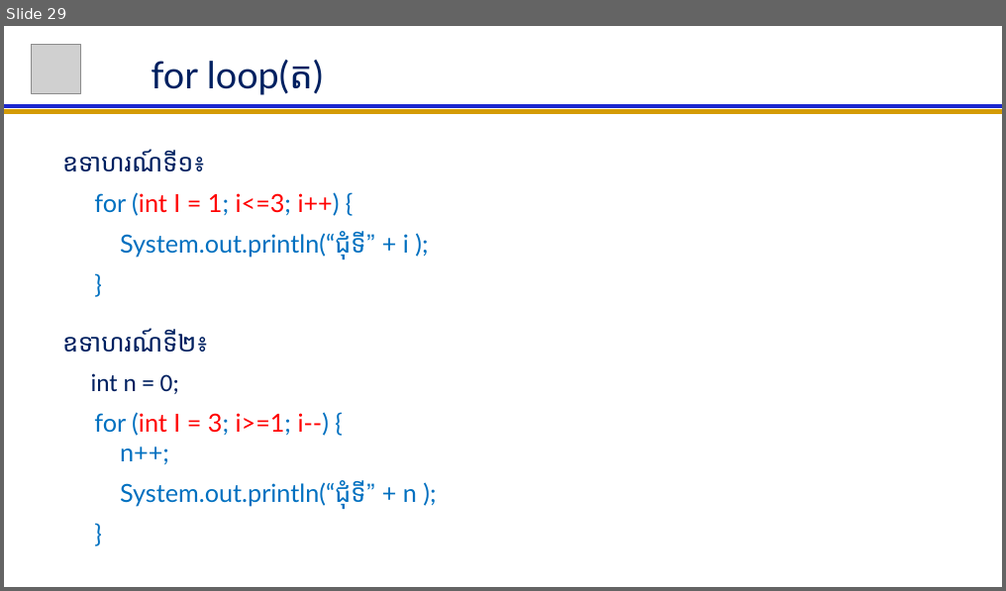
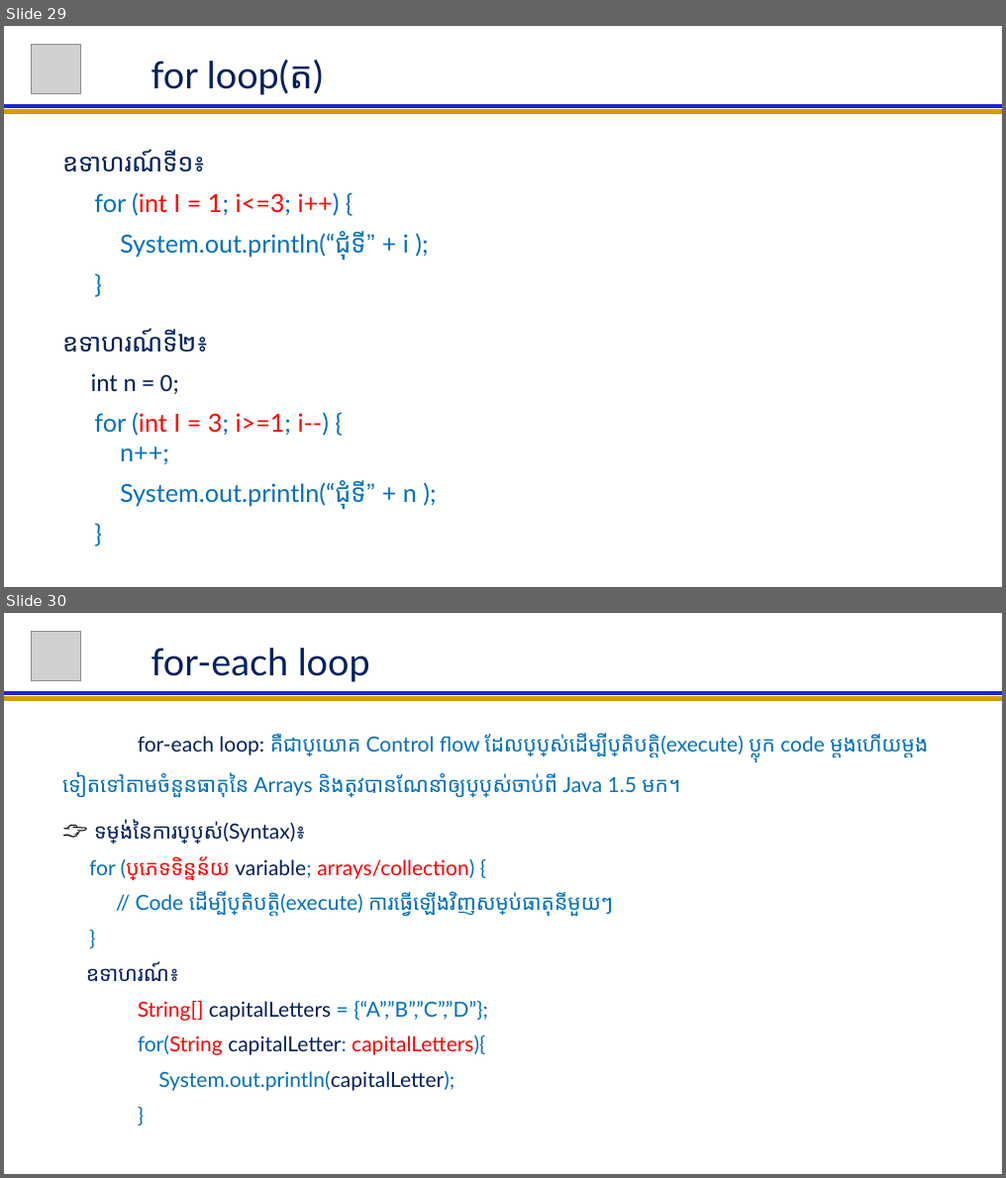
Before and after one commit to NGOUNCHHENGHY/ACLEDA-Java-For-Beginer, a slide deck: Java For Beginer Lession.pptx. Shown one above the other, each under a label of ours: slide 29 before the commit, slides 29 and 30 after it. The pictures are 1006x591 and 1006x1178 pixels, drawn with LibreOffice and Linux fonts; fonts in the diff are those of the drawing; grey boxes stand for pictures. Boxes give left, top, right and bottom in pixels: in the first picture for what was removed or moved away, otherwise in the second. Text is boxed around its words. In the diff, an @@ line names an element or a change of style, - is before the commit and + after.

```diff
--- a/Java For Beginer Lession.pptx
+++ b/Java For Beginer Lession.pptx
@@ slide 30 added at <box>4,613,1002,1174</box>, background #FFFFFF @@
@@ picture added at <box>31,631,80,680</box> @@
@@ title added at <box>151,648,370,682</box>, 36 pt, text #002060 @@
+for-each loop
@@ line added from (4, 699) to (1002, 699), #D49B06 4.5 pt @@
@@ line added from (4, 693) to (1002, 693), #1C27CF 4.5 pt @@
@@ subtitle added at <box>62,733,928,1091</box>, 20 pt, text #0070C0 @@
+for-each loop: គឺជាប្រយោគ Control flow ដែលប្រើប្រាស់ដើម្បីប្រតិបត្តិ(execute) ប្លុក code ម្តងហើយម្តងទៀតទៅតាមចំនួនធាតុនៃ Arrays និងត្រូវបានណែនាំឲ្យប្រើប្រាស់ចាប់ពី Java 1.5 មក។
+👉 ទម្រង់នៃការប្រើប្រាស់(Syntax)៖
+for (ប្រភេទទិន្នន័យ variable; arrays/collection) {
+// Code ដើម្បីប្រតិបត្តិ(execute) ការធ្វើឡើងវិញសម្រាប់ធាតុនីមួយៗ
+}
+ឧទាហរណ៍៖
+String[] capitalLetters = {“A”,”B”,”C”,”D”};
+for(String capitalLetter: capitalLetters){
+System.out.println(capitalLetter);
+}
```
Also in this commit, not shown: 1 slide changed, 2 other slides added.
